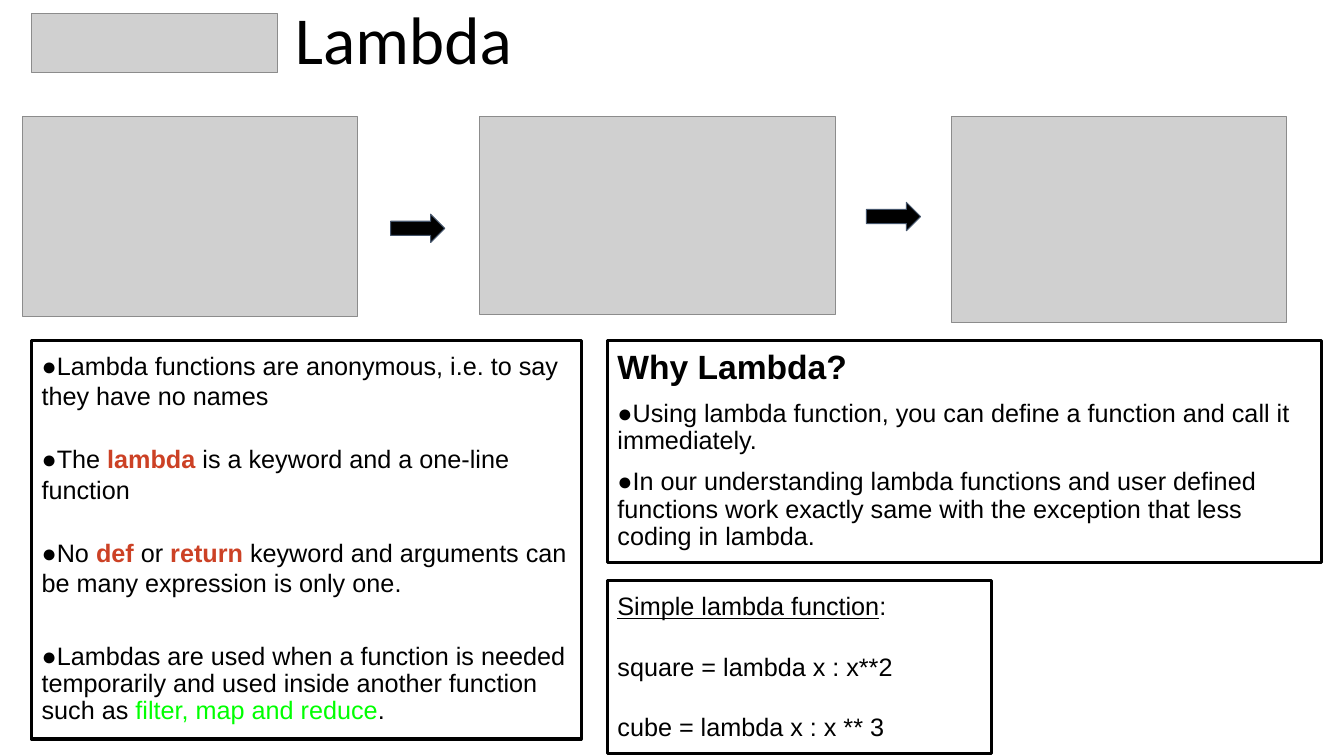
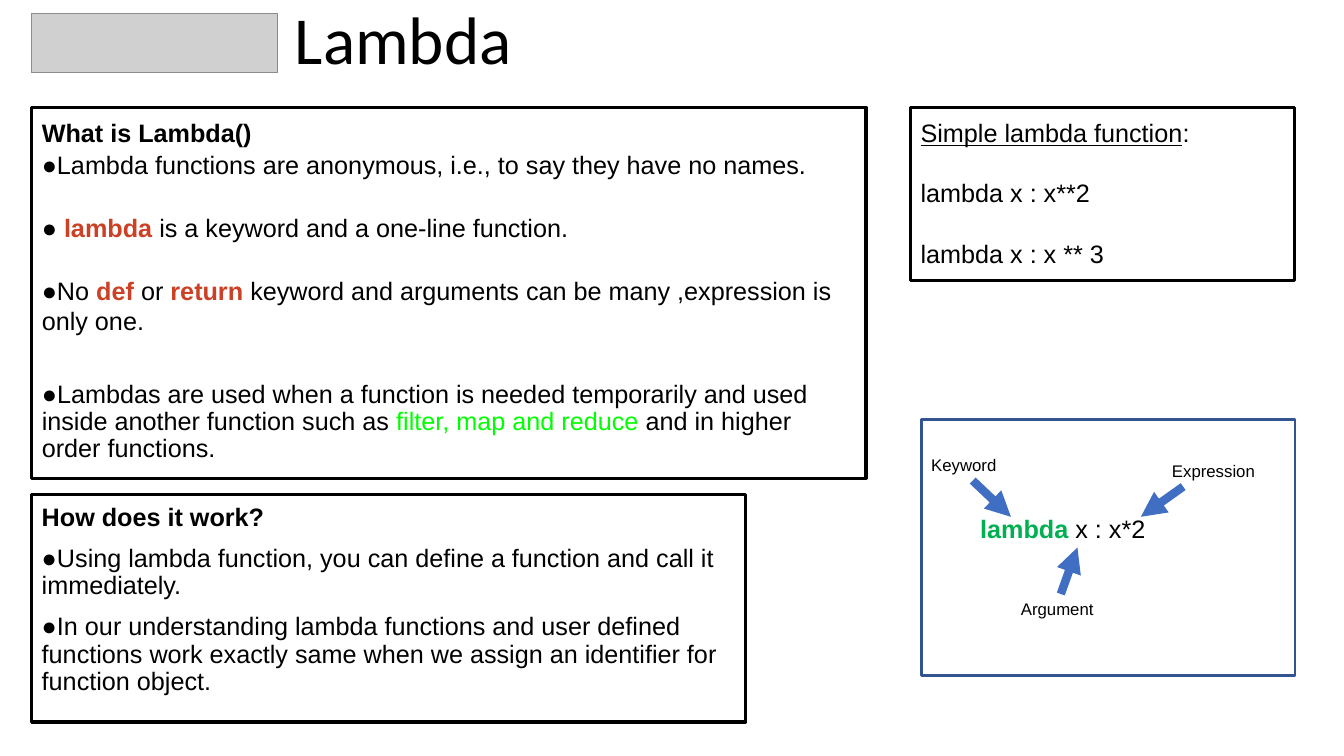
Before and after one commit to meetAmarAtGithub/PES_MTech_Assignments, a slide deck: slide 2 of ITP_Lambda, map, filter, reduce with examples/PDS Presentations.pptx. Drawn at 1344x756 pixels with LibreOffice and Linux fonts; fonts in the diff are those of the drawing; grey boxes stand for pictures. Boxes give left, top, right and bottom in pixels: in the first picture for what was removed or moved away, otherwise in the second. Text is boxed around its words. In the diff, an @@ line names an element or a change of style, - is before the commit and + after.

```diff
--- a/ITP_Lambda, map, filter, reduce with examples/PDS Presentations.pptx
+++ b/ITP_Lambda, map, filter, reduce with examples/PDS Presentations.pptx
@@ picture removed at <box>22,117,357,317</box> @@
@@ rectangle "What is Lambda()": place and size @@
-rectangle "What is Lambda()" at <box>31,341,581,740</box>
+rectangle "What is Lambda()" at <box>31,107,866,478</box>
@@ picture removed at <box>480,117,836,315</box> @@
@@ rectangle "Simple lambda function:": place and size @@
-rectangle "Simple lambda function:" at <box>608,581,992,754</box>
+rectangle "Simple lambda function:" at <box>910,107,1295,280</box>
@@ picture removed at <box>952,117,1287,323</box> @@
@@ text in rectangle at <box>42,123,831,458</box>: text changed @@
-●Lambda functions are anonymous, i.e. to say they have no names
-●The lambda is a keyword and a one-line function
-●No def or return keyword and arguments can be many expression is only one.
-●Lambdas are used when a function is needed temporarily and used inside another function such as filter, map and reduce.
+What is Lambda()
+●Lambda functions are anonymous, i.e., to say they have no names.
+● lambda is a keyword and a one-line function.
+●No def or return keyword and arguments can be many ,expression is only one.
+●Lambdas are used when a function is needed temporarily and used inside another function such as filter, map and reduce and in higher order functions.
@@ right arrow removed at <box>866,203,921,231</box> @@
@@ text in rectangle at <box>921,183,1104,264</box>: text changed @@
-square = lambda x : x**2
-cube = lambda x : x ** 3
+lambda x : x**2
+lambda x : x ** 3
@@ right arrow removed at <box>391,214,446,242</box> @@
@@ rectangle added at <box>922,419,1296,676</box>, outline #325491 2 pt @@
@@ text added at <box>931,459,996,475</box>, 12 pt, text #000000 @@
+Keyword
@@ text added at <box>1172,465,1255,481</box>, 12 pt, text #000000 @@
+Expression
@@ rectangle "How does it work?": place and size @@
-rectangle "How does it work?" at <box>608,341,1322,564</box>
+rectangle "How does it work?" at <box>31,494,745,722</box>
@@ text in rectangle at <box>42,507,264,527</box>: text changed; size 24 to 18 pt @@
-Why Lambda?
+How does it work?
@@ arrow added from (973, 481) to (1011, 517), #3F6FC3 6 pt @@
@@ arrow added from (1184, 487) to (1141, 517), #3F6FC3 6 pt @@
@@ text added at <box>980,519,1145,539</box>, 18 pt, text #00B050, bold @@
+lambda x : x*2
@@ arrow added from (1061, 594) to (1078, 547), #3F6FC3 6 pt @@
@@ text in rectangle at <box>42,616,716,696</box>: text changed @@
-●In our understanding lambda functions and user defined functions work exactly same with the exception that less coding in lambda.
+●In our understanding lambda functions and user defined functions work exactly same when we assign an identifier for function object.
@@ text added at <box>1021,603,1094,619</box>, 12 pt, text #000000 @@
+Argument
```
Also in this commit, not shown: 2 other slides changed.
